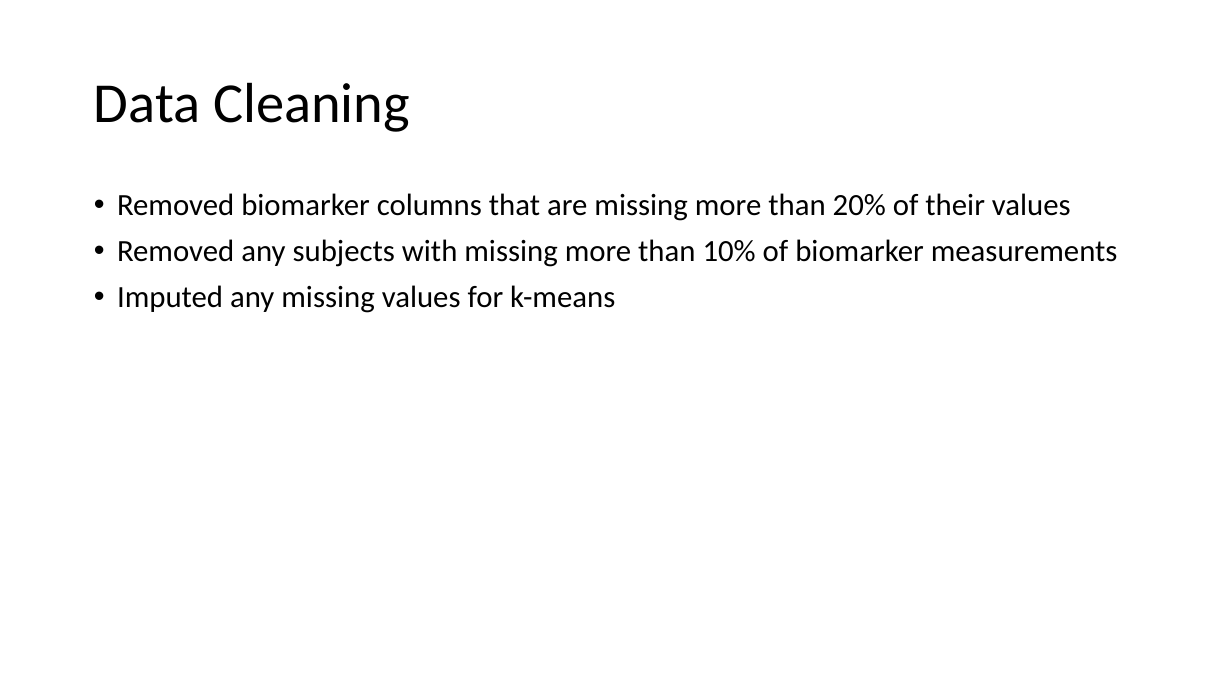
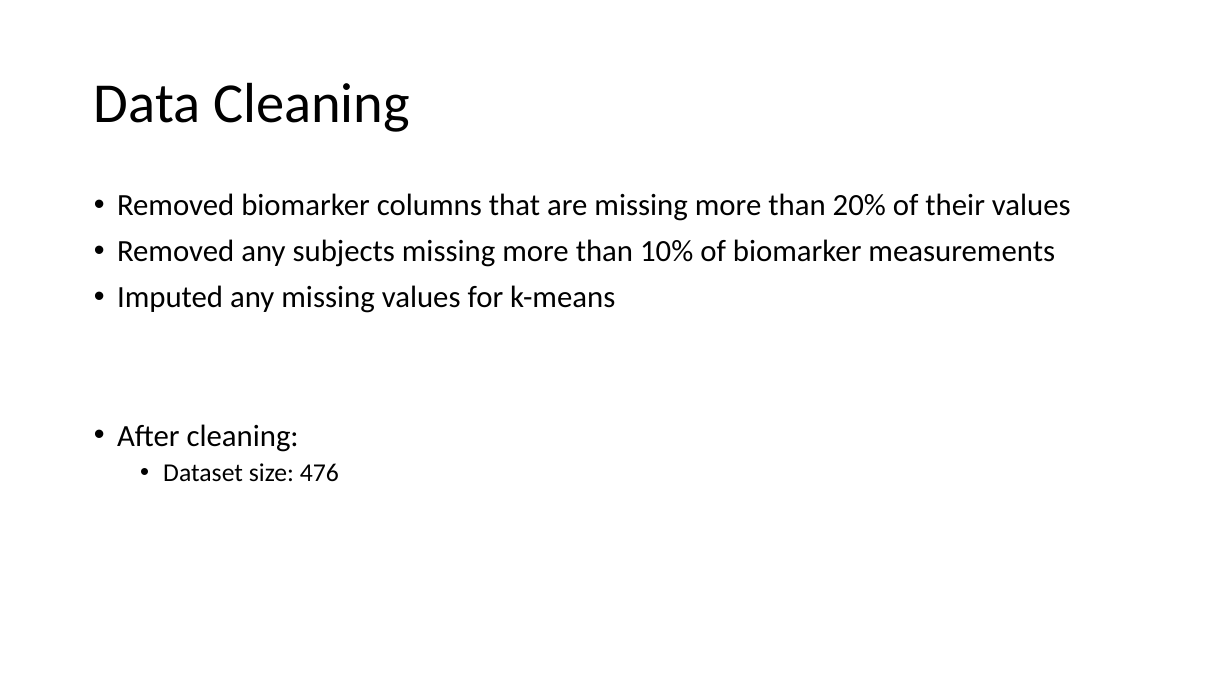
Before and after one commit to tliu-2/PROPPR, a slide deck: slide 6 of Presentation.pptx (slide 5 before the commit). Drawn at 1232x693 pixels with LibreOffice and Linux fonts; fonts in the diff are those of the drawing. Boxes give left, top, right and bottom in pixels: in the first picture for what was removed or moved away, otherwise in the second. Text is boxed around its words. In the diff, an @@ line names an element or a change of style, - is before the commit and + after.

```diff
--- a/Presentation.pptx
+++ b/Presentation.pptx
@@ text at (117, 239, 1055, 267): text changed @@
-• Removed any subjects with missing more than 10% of biomarker measurements
+• Removed any subjects missing more than 10% of biomarker measurements
@@ text at (117, 424, 339, 482): paragraphs added @@
+• After cleaning:
+  • Dataset size: 476
```
Also in this commit, not shown: 7 other slides changed, 2 slides added, 2 slides removed, 18 other files.
